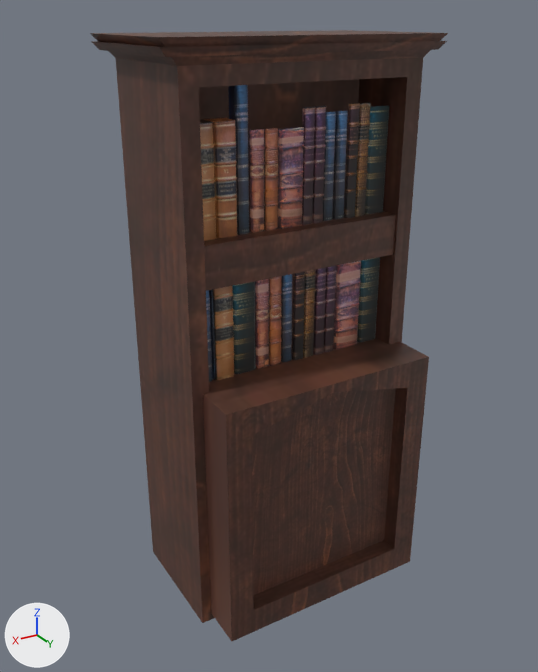
The FBX model Unity/Candle_Light/Assets/Models/EstanteDeLivros1.fbx, before and after one commit.
Both versions are drawn from a camera (50 mm lens) standing at (16.82, 4.44, 3.52) and looking at (14.18, 0.05, 1.32). The lights are fixed; the arrows at lower left show +X, +Y and +Z. Where no turn or scale is listed for an object, it has been applied to the vertices.

Script lines for the objects in view, before the commit:
```python
me_cube_005 = bpy.data.meshes.new('Cube.005')
me_cube_005.from_pydata(...)  # 2077 vertices, 1695 faces; spans x -1.03..1.03, y -0.68..0.68, z -2.07..2.07
me_cube_005.materials.append(mat_biblioteca)  # picture img_bibliotecaatlas_png
ob_estante_de_livros_1 = bpy.data.objects.new('Estante de livros 1', me_cube_005)
ob_estante_de_livros_1.location = (14.112, 0.083, 1.341)
```
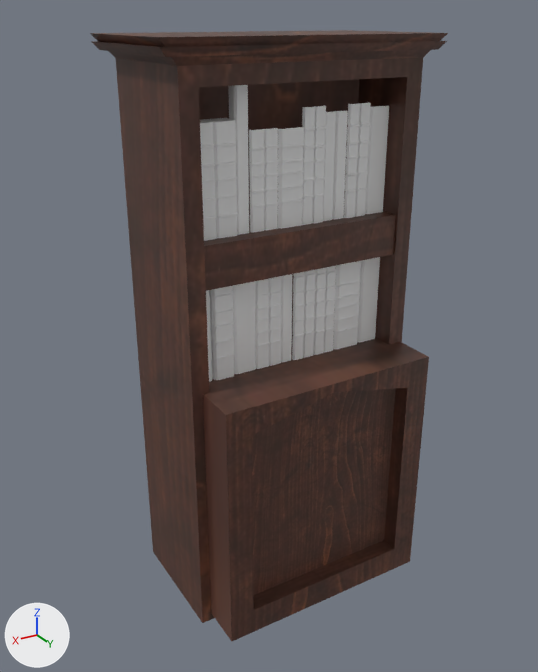
Where the newer file only moved an object's origin or applied its transform, the numbers keep the older frame.

Changed parts and their boxes (x1, y1, x2, y2) in the pictures (538 x 672 px):
part 1 of me_cube_005, recoloured: (200, 85, 389, 381) in both

The edits, one by one:
Material 'Livros' (mat_livros) is new.
Its base color is (0.8, 0.8, 0.8) (white #e7e7e7).
me_cube_005 has 2077 vertices, 1695 faces and spans x -1.03..1.03, y -0.68..0.68, z -2.07..2.07.
me_cube_005 is used by ob_estante_de_livros_1; location (14.112, 0.083, 1.341).
me_cube_005 part 1: 1627 of the faces centred in x -0.76..0.76, y 0.03..0.23, z -0.19..1.84 switch from mat_biblioteca (picture img_bibliotecaatlas_png) to mat_livros (white #e7e7e7).
